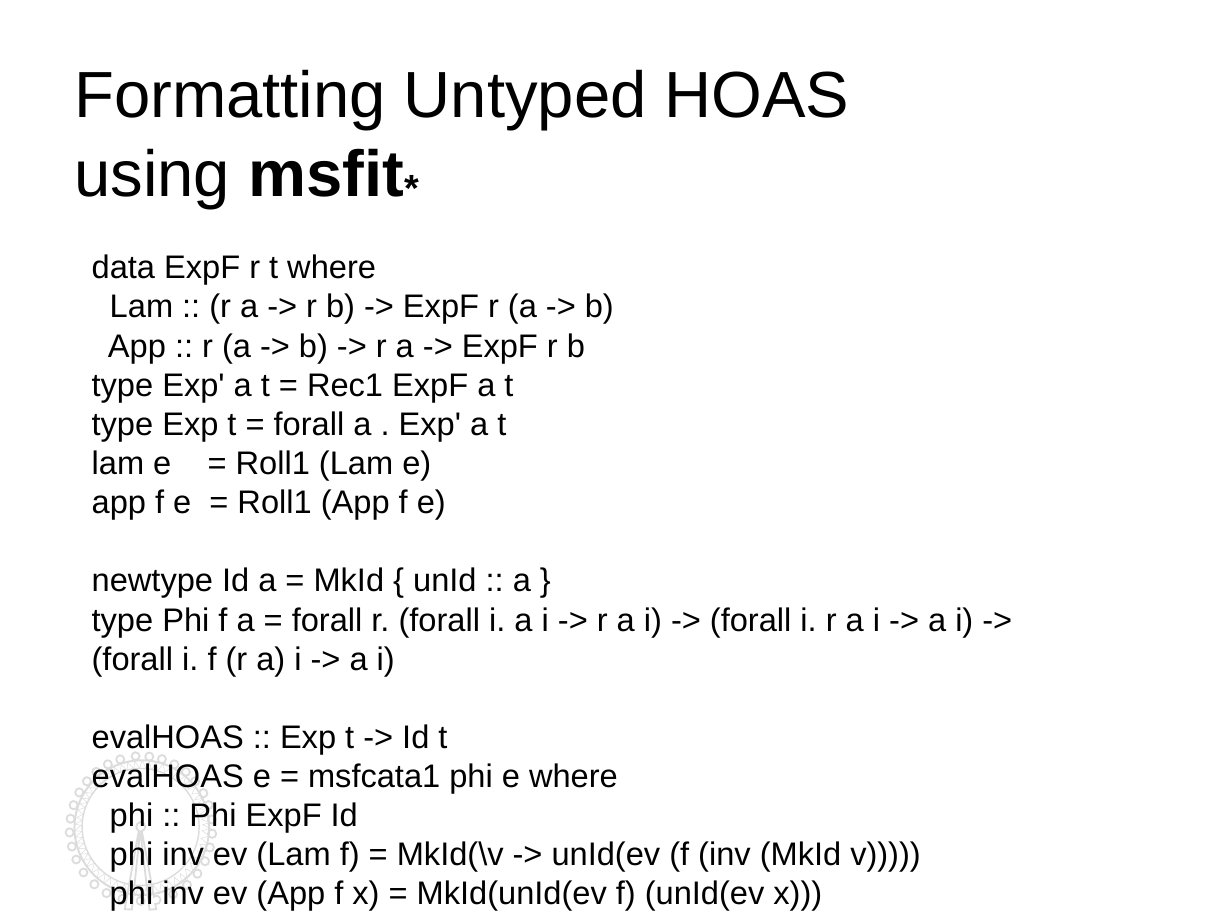
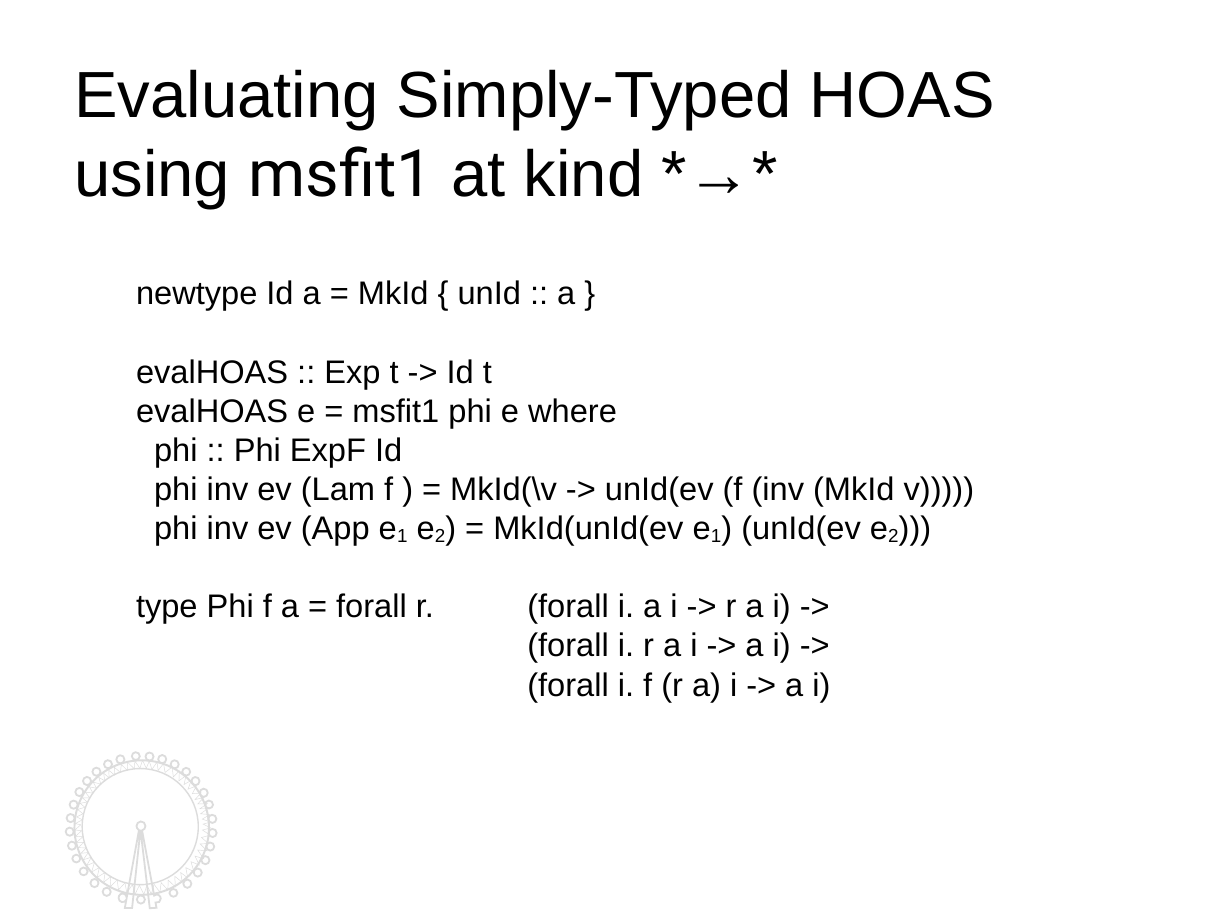
Before and after one commit to kyagrd/naxPapers, a slide deck: slide 7 of draft/TYPES13/ppt/myslide.odp (slide 3 before the commit). Drawn at 1232x924 pixels with LibreOffice and Linux fonts; fonts in the diff are those of the drawing. Boxes give left, top, right and bottom in pixels: in the first picture for what was removed or moved away, otherwise in the second. Text is boxed around its words. In the diff, an @@ line names an element or a change of style, - is before the commit and + after.

```diff
--- a/draft/TYPES13/ppt/myslide.odp
+++ b/draft/TYPES13/ppt/myslide.odp
@@ text at [74,69,995,208]: text changed @@
-Formatting Untyped HOAS
-using msfit*
+Evaluating Simply-Typed HOAS
+using msfit1 at kind *→*
@@ text at [92,254,614,519]: paragraphs removed @@
-data ExpF r t where
-Lam :: (r a -> r b) -> ExpF r (a -> b)
-App :: r (a -> b) -> r a -> ExpF r b
-type Exp' a t = Rec1 ExpF a t
-type Exp t = forall a . Exp' a t
-lam e = Roll1 (Lam e)
-app f e = Roll1 (App f e)
@@ text "newtype Id a = MkId ...": place and size @@
-text "newtype Id a = MkId ..." at [92,254,973,910]
+text "newtype Id a = MkId ..." at [136,280,975,702]
@@ text at [136,398,617,428]: text changed @@
-evalHOAS e = msfcata1 phi e where
+evalHOAS e = msfit1 phi e where
@@ text at [136,476,975,702]: text changed @@
-phi inv ev (Lam f) = MkId(\v -> unId(ev (f (inv (MkId v)))))
-phi inv ev (App f x) = MkId(unId(ev f) (unId(ev x)))
+phi inv ev (Lam f ) = MkId(\v -> unId(ev (f (inv (MkId v)))))
+phi inv ev (App e1 e2) = MkId(unId(ev e1) (unId(ev e2)))
+type Phi f a = forall r. (forall i. a i -> r a i) ->
+(forall i. r a i -> a i) ->
+(forall i. f (r a) i -> a i)
@@ text at [92,607,973,676]: paragraph removed @@
-type Phi f a = forall r. (forall i. a i -> r a i) -> (forall i. r a i -> a i) -> (forall i. f (r a) i -> a i)
@@ outline redrawn in 3 elements at [74,761,210,895], [65,753,217,910], [82,769,198,885] @@
```
Also in this commit, not shown: 2 other slides changed, 6 slides added, 3 slides removed, 1 other file.
